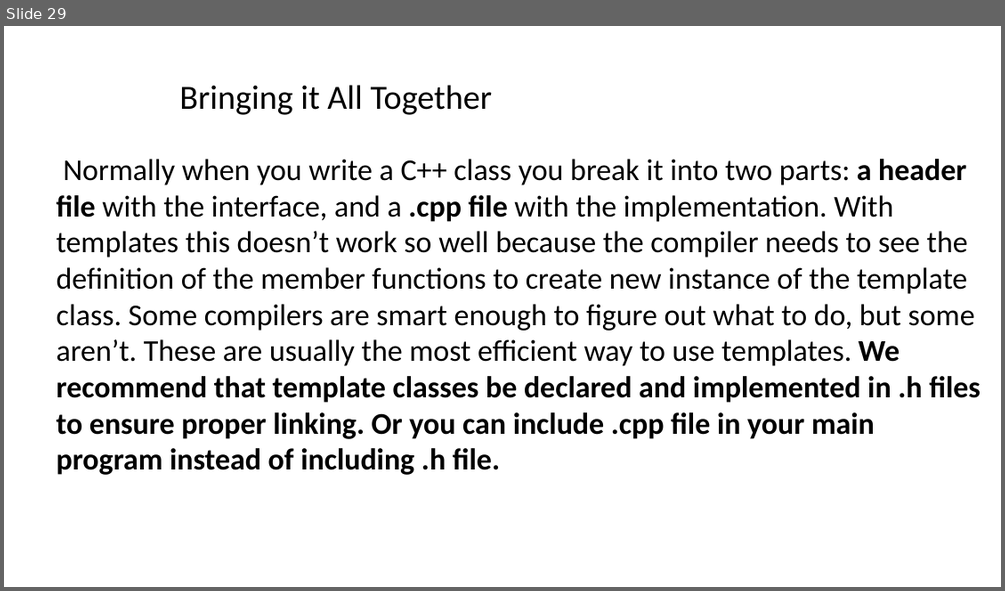
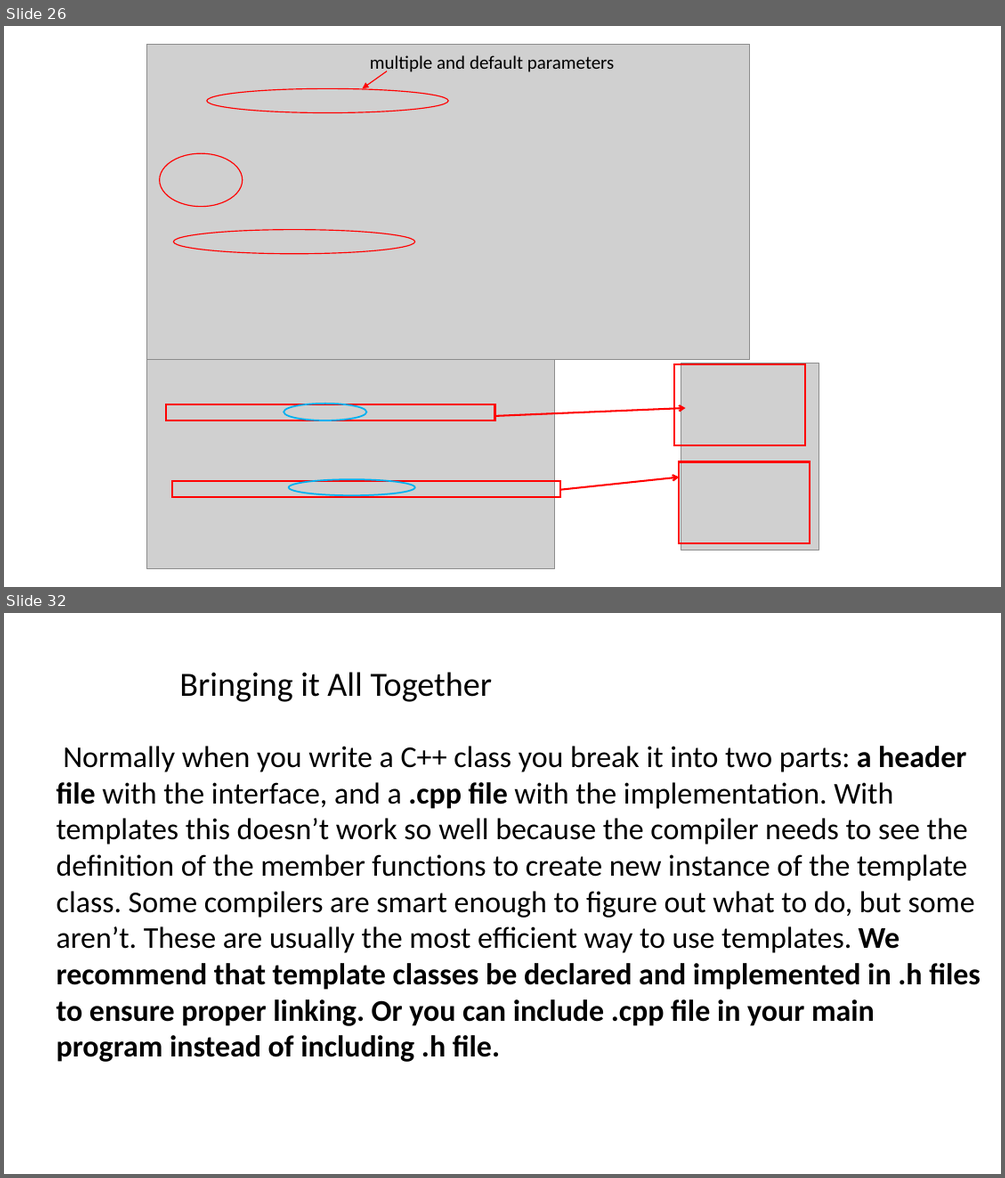
Before and after one commit to ShiqiYu/CPP, a slide deck: week13/Lab13.pptx. Shown one above the other, each under a label of ours: slide 29 before the commit, slides 26 and 32 after it; the slides between them are not shown. The pictures are 1005x591 and 1005x1178 pixels, drawn with LibreOffice and Linux fonts; fonts in the diff are those of the drawing; grey boxes stand for pictures; background and template pictures are left out. Boxes give left, top, right and bottom in pixels: in the first picture for what was removed or moved away, otherwise in the second. Text is boxed around its words. In the diff, an @@ line names an element or a change of style, - is before the commit and + after.

```diff
--- a/week13/Lab13.pptx
+++ b/week13/Lab13.pptx
@@ slide 26 added at (4,26,1001,587), background #FFFFFF @@
@@ picture added at (146,44,750,360) @@
@@ arrow added from (387, 70) to (362, 89), #FF0000 1 pt @@
@@ text added at (370,55,615,75), 18 pt, text #000000 @@
+multiple and default parameters
@@ ellipse added at (207,89,448,112), outline #FF0000 1 pt @@
@@ ellipse added at (160,153,243,206), outline #FF0000 1 pt @@
@@ ellipse added at (174,230,415,253), outline #FF0000 1 pt @@
@@ picture added at (146,360,555,569) @@
@@ rectangle added at (675,364,806,445), outline #FF0000 1.75 pt @@
@@ picture added at (680,362,818,549) @@
@@ rectangle added at (166,404,494,420), outline #FF0000 1.75 pt @@
@@ ellipse added at (283,403,367,421), outline #00B0F0 1.5 pt @@
@@ arrow added from (494, 416) to (685, 408), #FF0000 1.75 pt @@
@@ ellipse added at (289,479,415,495), outline #00B0F0 1.5 pt @@
@@ arrow added from (560, 490) to (680, 477), #FF0000 1.75 pt @@
@@ rectangle added at (680,462,810,543), outline #FF0000 1.75 pt @@
@@ rectangle added at (172,481,561,496), outline #FF0000 1.75 pt @@
@@ what was slide 29 is now slide 32 @@
```
Also in this commit, not shown: 6 slides changed, 12 other slides added, 9 slides removed.
